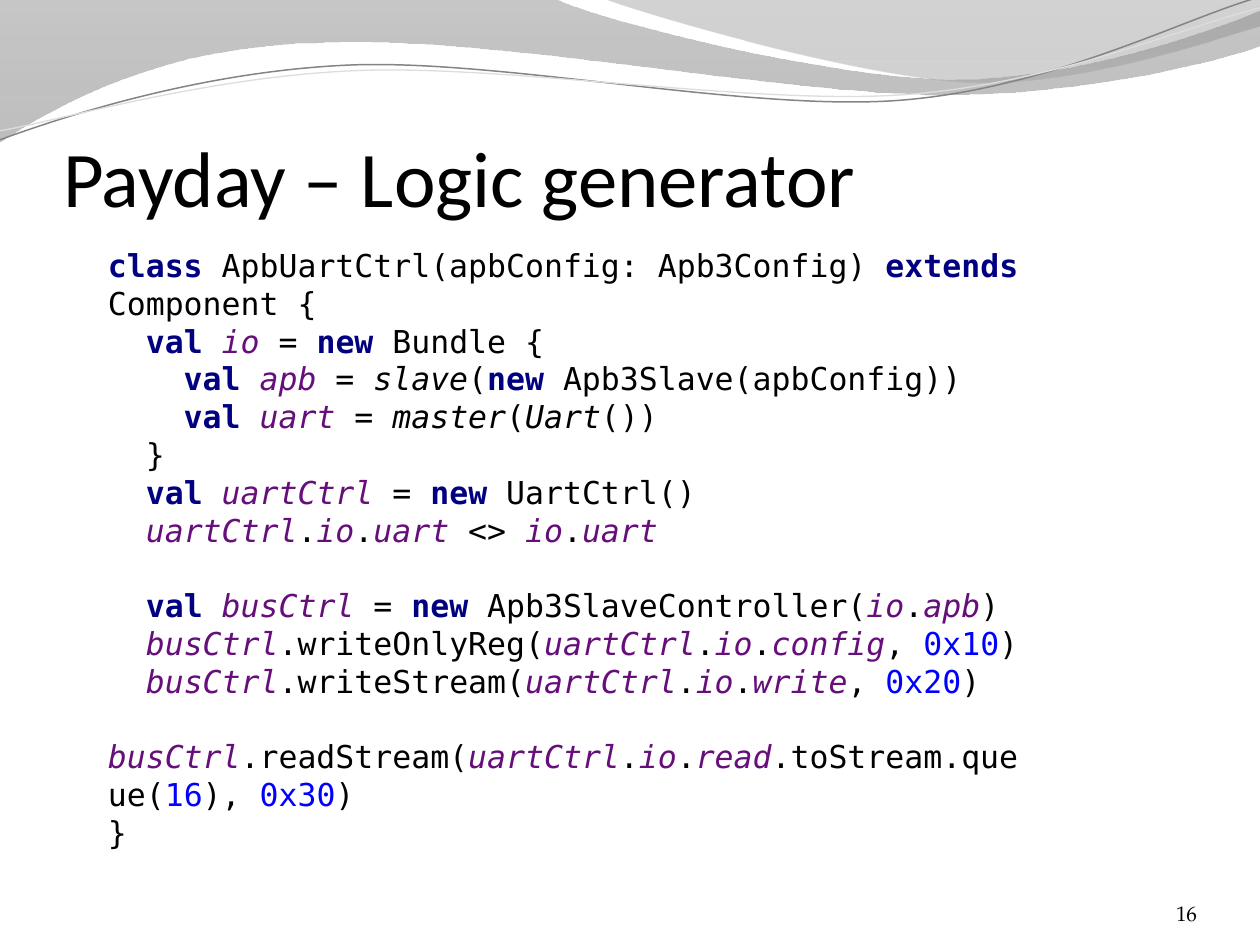
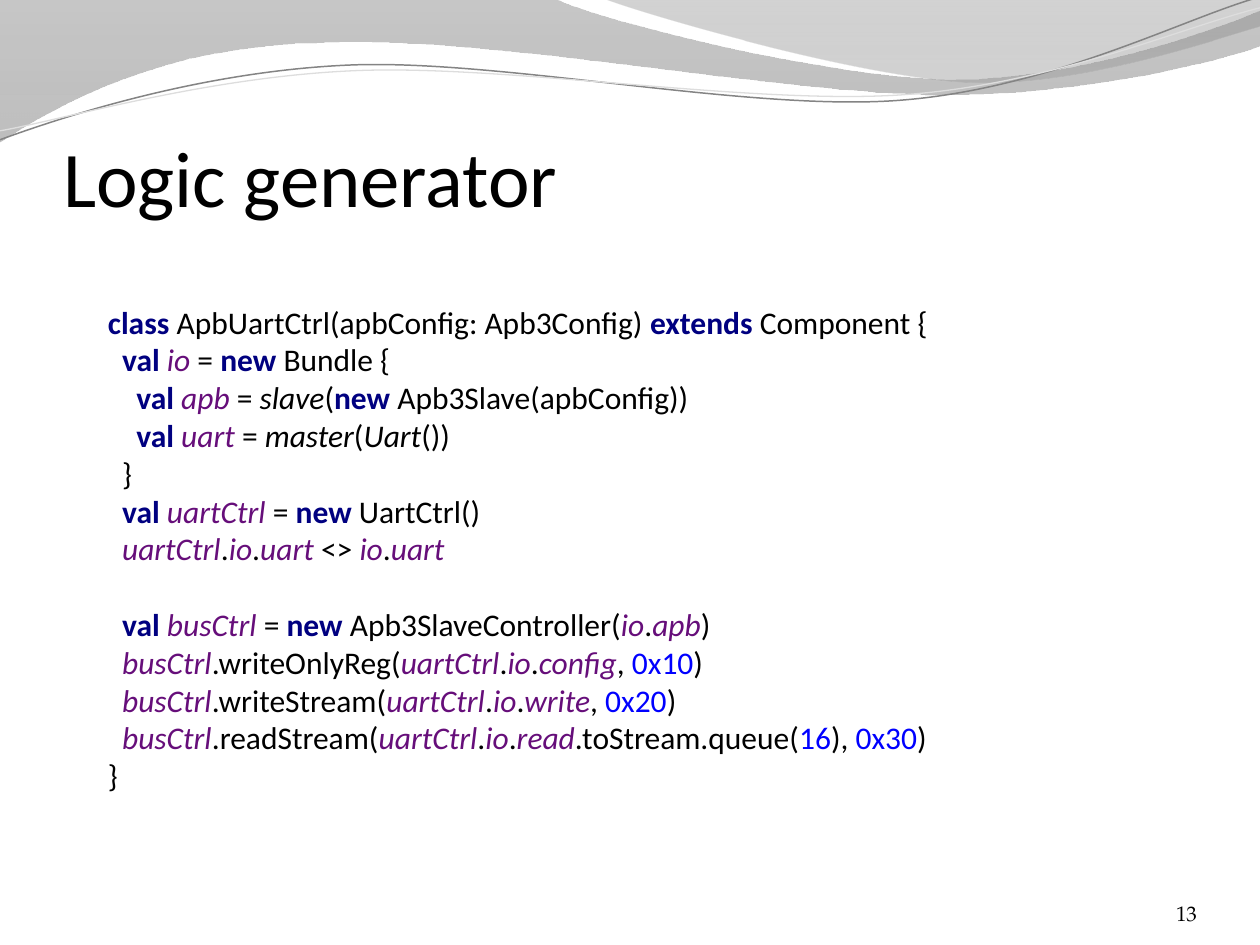
Before and after one commit to SpinalHDL/SpinalDoc, a slide deck: slide 13 of presentation/en/changes_arguments.pptx (slide 16 before the commit). Drawn at 1260x945 pixels with LibreOffice and Linux fonts; fonts in the diff are those of the drawing; background and template pictures are left out. Boxes give left, top, right and bottom in pixels: in the first picture for what was removed or moved away, otherwise in the second. Text is boxed around its words. In the diff, an @@ line names an element or a change of style, - is before the commit and + after.

```diff
--- a/presentation/en/changes_arguments.pptx
+++ b/presentation/en/changes_arguments.pptx
@@ title at [63,153,557,221]: text changed @@
-Payday – Logic generator
+Logic generator
@@ text "class ApbUartCtrl(apbConfig: Apb3Config) extends Component ..." at [108,311,927,754]: font DejaVu Sans Mono to Calibri @@
@@ page number at [1176,906,1197,922]: text changed @@
-16
+13
```
Also in this commit, not shown: 16 other slides changed, 3 slides added, 1 slide removed, 3 other files.
